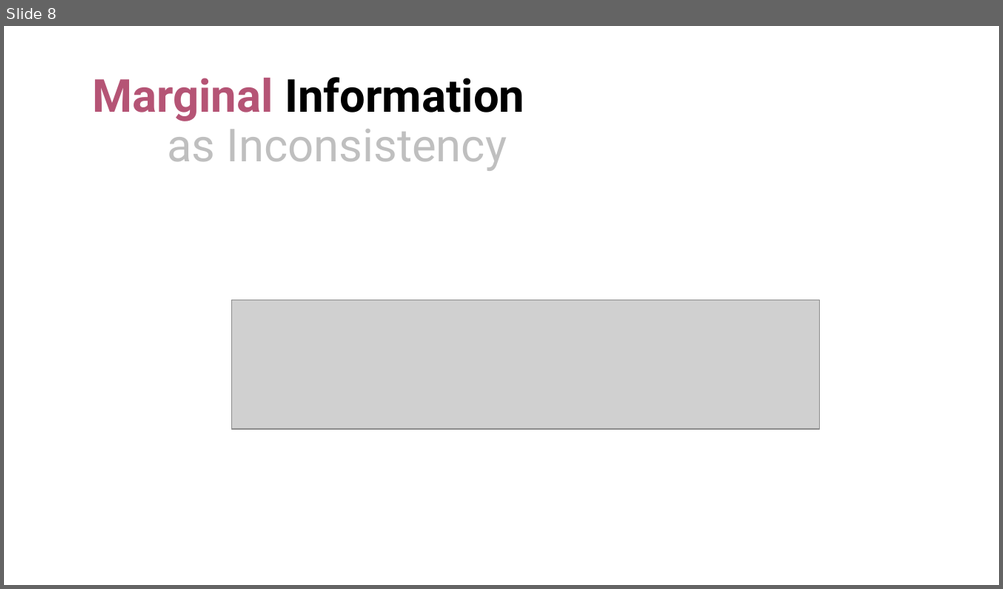
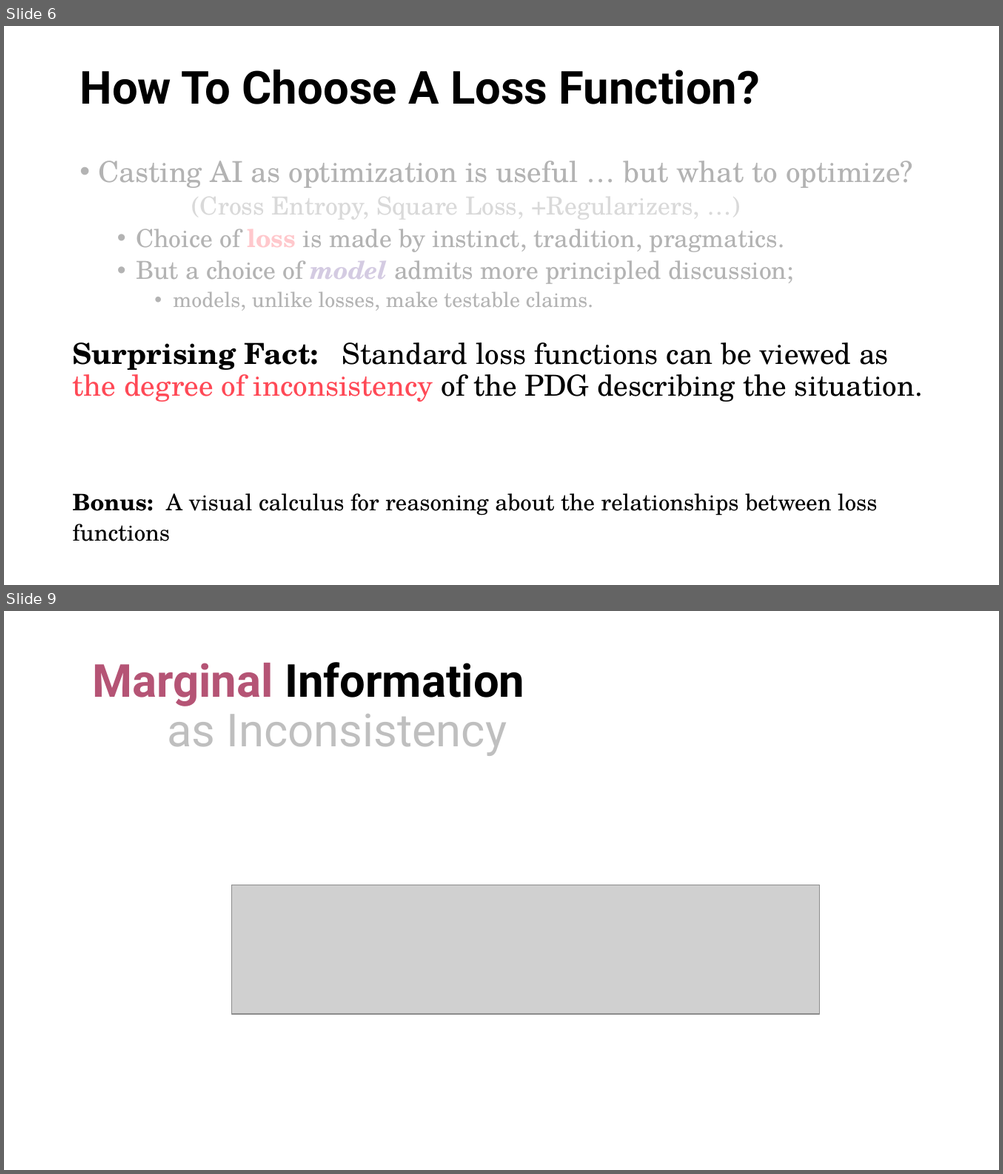
Before and after one commit to orichardson/pdg-expts, a slide deck: present/AISTATS-2022/one-true-loss.pptx. Shown one above the other, each under a label of ours: slide 8 before the commit, slides 6 and 9 after it; the slides between them are not shown. The pictures are 1003x589 and 1003x1174 pixels, drawn with LibreOffice and Linux fonts; fonts in the diff are those of the drawing; grey boxes stand for pictures. Boxes give left, top, right and bottom in pixels: in the first picture for what was removed or moved away, otherwise in the second. Text is boxed around its words. In the diff, an @@ line names an element or a change of style, - is before the commit and + after.

```diff
--- a/present/AISTATS-2022/one-true-loss.pptx
+++ b/present/AISTATS-2022/one-true-loss.pptx
@@ slide 6 added at [4,26,999,585], background #FFFFFF @@
@@ title added at [79,69,760,104], 44 pt, text #000000, bold @@
+How To Choose A Loss Function?
@@ rectangle added at [40,138,912,335], fill #FFFFFF at 70% opacity @@
@@ text added at [99,161,913,311], 24 pt, text #000000 @@
+• Casting AI as optimization is useful … but what to optimize?
+  (Cross Entropy, Square Loss, +Regularizers, …)
+  • Choice of loss is made by instinct, tradition, pragmatics.
+  • But a choice of model admits more principled discussion;
+    • models, unlike losses, make testable claims.
@@ text added at [73,343,922,542], 28 pt, text #000000 @@
+Surprising Fact: Standard loss functions can be viewed as the degree of inconsistency of the PDG describing the situation.
+Bonus: A visual calculus for reasoning about the relationships between loss functions
@@ what was slide 8 is now slide 9 @@
```
Also in this commit, not shown: 11 slides changed, 6 other slides added, 8 slides removed, 1 other file.
